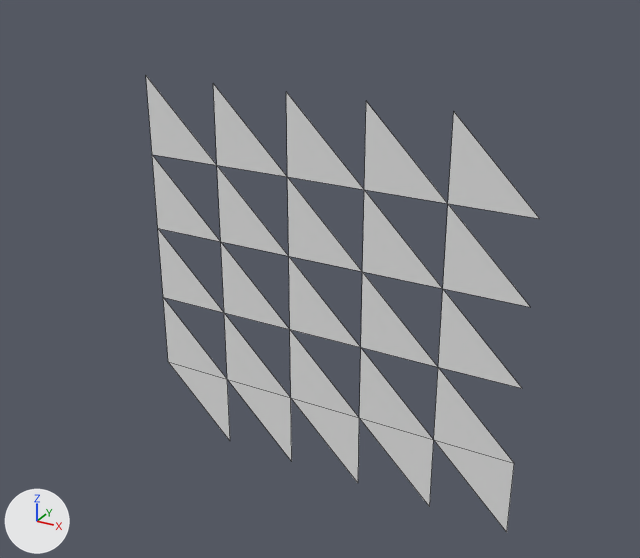
One commit to the OBJ model Assets/_Assets/ExampleObject.obj: the scene before it, then after it.
One viewpoint serves both versions: a 50 mm lens placed at (4.66, -8.59, 4.58), pointed at (-0.17, 0.19, 0.19). The axes (+X, +Y, +Z) are drawn at lower left. The lights are the same throughout. Mesh edges are drawn as thin lines. Where no turn or scale is listed for an object, it has been applied to the vertices.

Objects in the first picture: 'ExampleObject'.
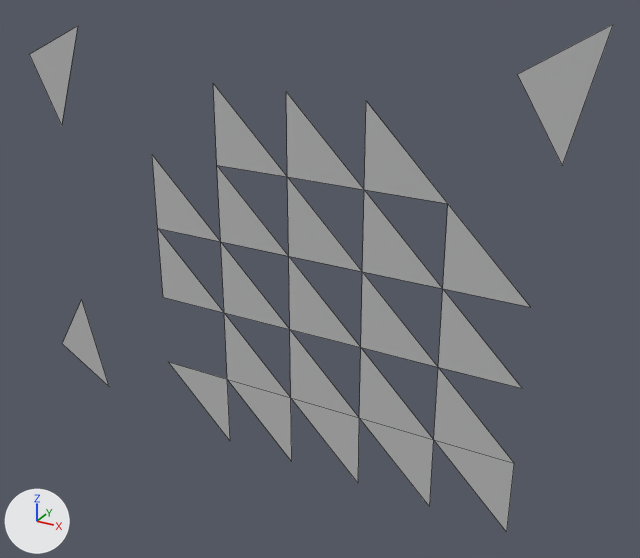
Changed parts and their boxes [x1, y1, x2, y2] in the pictures (640 x 558 px; the box of a moved part takes in the faces that stretch with it):
'ExampleObject', recoloured, reshaped (48% wider, 11% taller)
    before: [146, 76, 540, 532]
    after: [30, 24, 613, 532]
part 1 of me_exampleobject, moved or reshaped
    before: [163, 298, 227, 379]
    after: [62, 300, 109, 386]
part 2 of me_exampleobject, moved or reshaped
    before: [146, 76, 216, 165]
    after: [30, 26, 78, 126]
part 3 of me_exampleobject, moved or reshaped
    before: [448, 112, 540, 219]
    after: [518, 24, 613, 165]

The change, as a diff of the scene's bpy script:
```diff
--- a/Assets/_Assets/ExampleObject.obj.py
+++ b/Assets/_Assets/ExampleObject.obj.py
@@ mat_initialshadinggroup @@
 mat_initialshadinggroup = principled_material('initialShadingGroup')
-mat_initialshadinggroup.base_color = (0.8, 0.8, 0.8)  # white #e7e7e7
+mat_initialshadinggroup.base_color = (0.5, 0.5, 0.5)  # grey #bcbcbc
 mat_initialshadinggroup.roughness = 1.0
@@ me_exampleobject @@
 me_exampleobject.from_pydata(...)  # 34 vertices, 25 faces; spans x -2.5..2.5, y 0.0, z -2.5..2.5
 # used by ob_exampleobject; location = (0.0, 0.0, 0.0)
 # verts and faces of me_exampleobject; kept vertices keep their numbers, new ones are numbered from 34
 # before: 5 (-2.5, 0.0, -1.5) at pixel (168, 361), 6 (-1.5, 0.0, -1.5) at pixel (227, 379), 11 (-2.5, 0.0, -0.5) at pixel (163, 297)
 # before: 23 (-2.5, 0.0, 1.5) at pixel (152, 154), 24 (-1.5, 0.0, 1.5) at pixel (216, 165), 29 (-2.5, 0.0, 2.5) at pixel (145, 75)
 # before: 27 (1.5, 0.0, 1.5) at pixel (447, 203), 28 (2.5, 0.0, 1.5) at pixel (539, 218), 33 (1.5, 0.0, 2.5) at pixel (453, 111)
+# me_exampleobject part 1
+delete_faces([(5, 6, 11)])
+verts[38] = (-4.53, 0.0, -1.73)  # pixel (62, 343)
+verts[39] = (-3.67, 0.0, -2.24)  # pixel (109, 386)
+verts[40] = (-4.02, 0.0, -0.87)  # pixel (81, 299)
+faces += [(38, 39, 40)]
+# me_exampleobject part 2
+delete_vertices([29])  # with the faces that use them
+verts[34] = (-4.43, 0.0, 2.6)  # pixel (29, 54)
+verts[36] = (-3.53, 0.0, 3.02)  # pixel (77, 25)
+verts[37] = (-4.01, 0.0, 1.69)  # pixel (61, 125)
+faces += [(34, 37, 36)]
+# me_exampleobject part 3
+delete_faces([(27, 28, 33)])
+verts[28] = (2.66, 0.0, 2.08)  # moved, pixel (562, 165)
+verts[33] = (2.98, 0.0, 3.46)  # moved, pixel (613, 24)
+verts[35] = (2.13, 0.0, 2.93)  # pixel (517, 74)
+faces += [(28, 33, 35)]
 me_exampleobject.materials.append(mat_initialshadinggroup)
```
